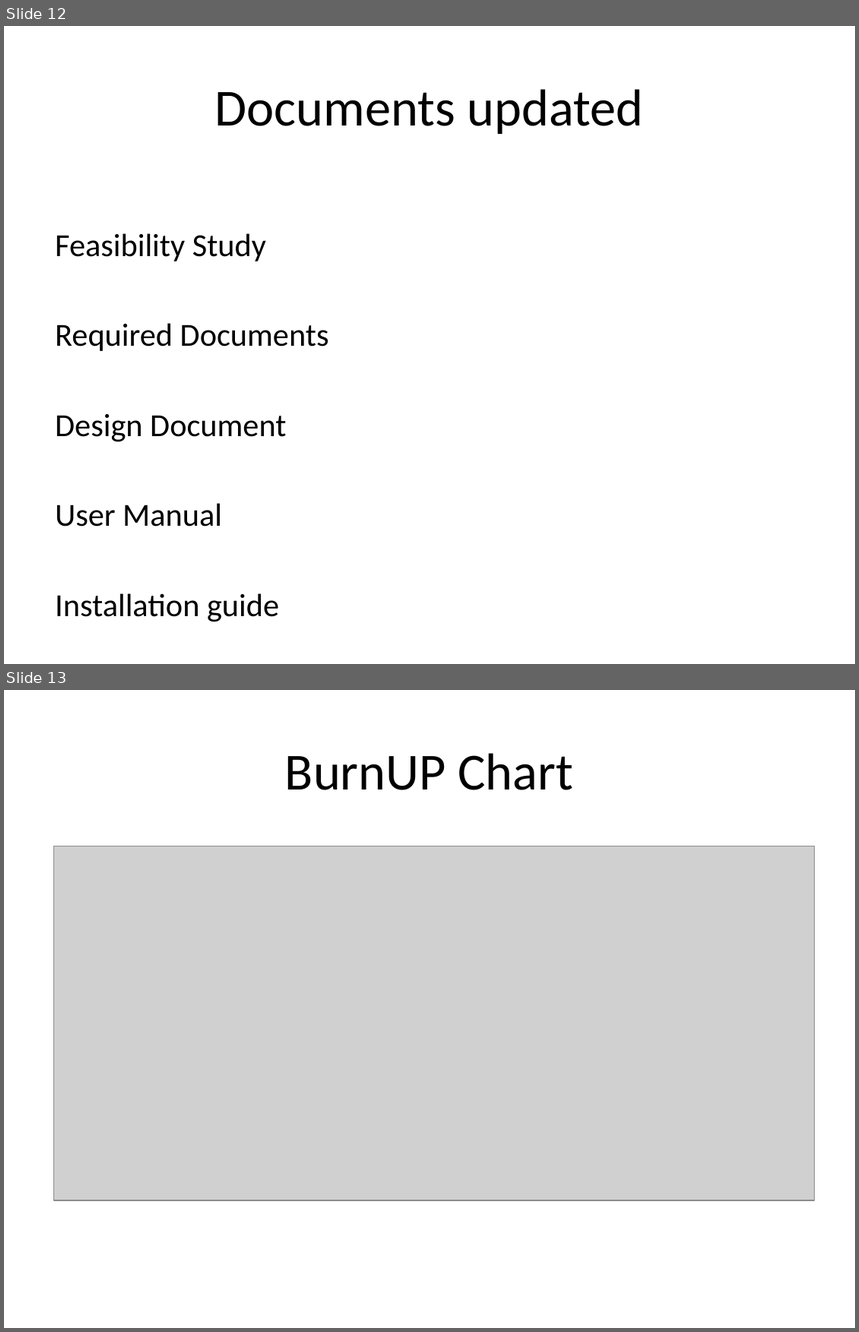
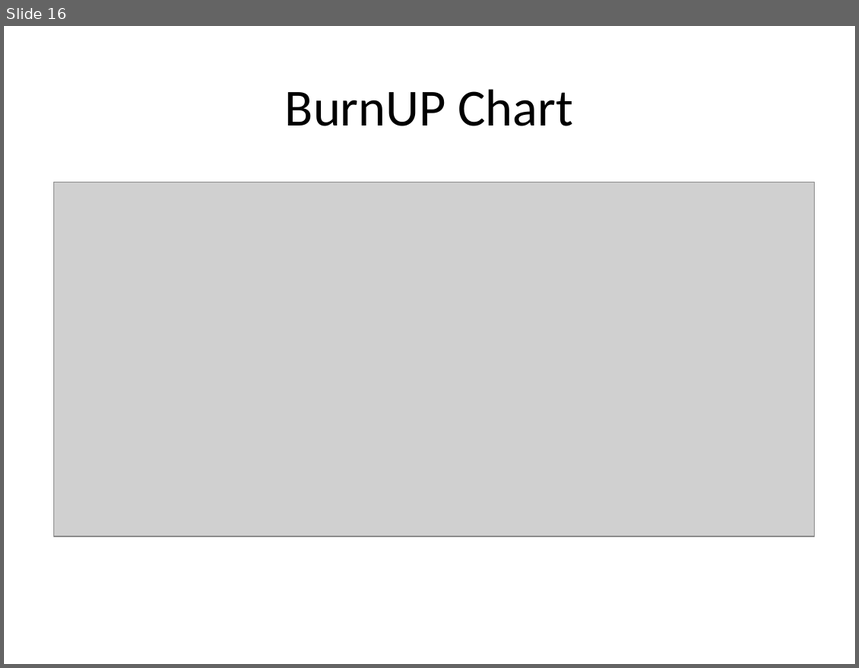
Before and after one commit to FIU-SCIS-Senior-Project-2015-Spring/Designer-Drugs-Database-App, a slide deck: Presentation Slides/Presentation 6.pptx. Shown one above the other, each under a label of ours: slides 12 and 13 before the commit, slide 16 after it. The pictures are 859x1332 and 859x668 pixels, drawn with LibreOffice and Linux fonts; fonts in the diff are those of the drawing; grey boxes stand for pictures. Boxes give left, top, right and bottom in pixels: in the first picture for what was removed or moved away, otherwise in the second. Text is boxed around its words. In the diff, an @@ line names an element or a change of style, - is before the commit and + after.

```diff
--- a/Presentation Slides/Presentation 6.pptx
+++ b/Presentation Slides/Presentation 6.pptx
@@ slide 12 removed at (4,26,855,664), background #FFFFFF @@
@@ title removed at (215,89,643,134) @@
-Documents updated
@@ text removed at (55,233,329,623) @@
-Feasibility Study
-Required Documents
-Design Document
-User Manual
-Installation guide
@@ what was slide 13 is now slide 16 @@
```
Also in this commit, not shown: 1 slide changed, 4 slides added, 9 other files.
